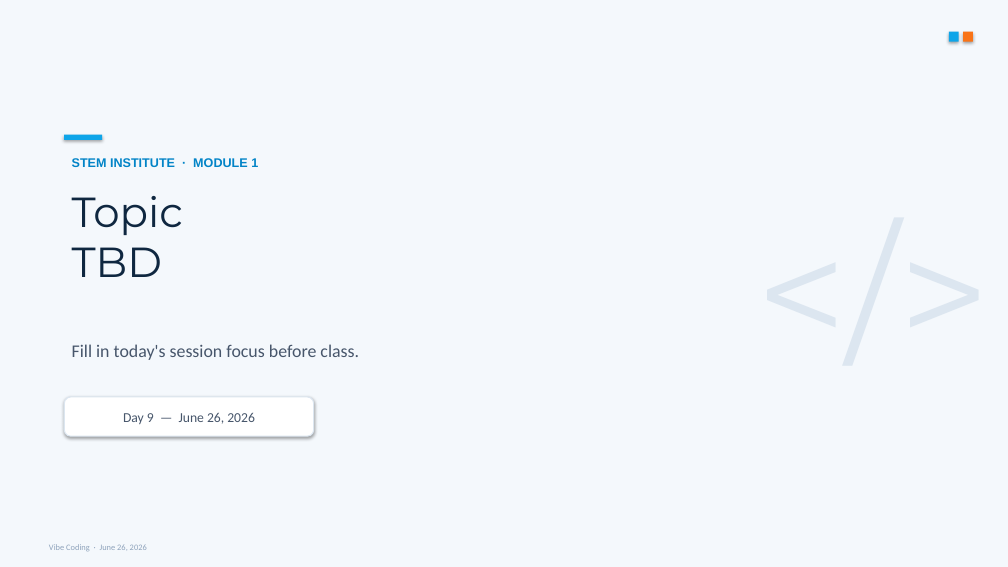
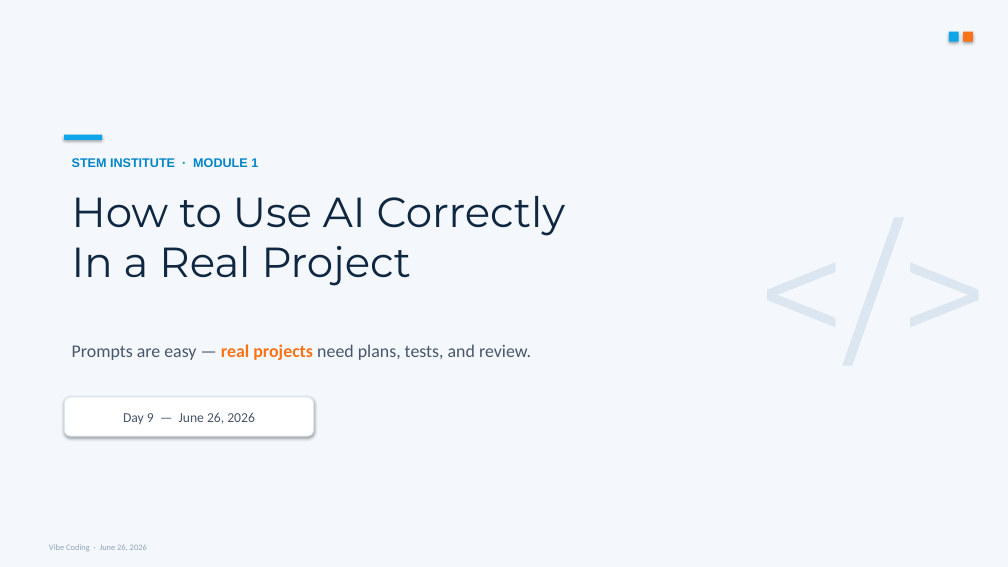
Before and after one commit to daze377/vibecoding, a slide deck: slide 1 of slides/June-26.pptx. Drawn at 1008x567 pixels with LibreOffice and Linux fonts; fonts in the diff are those of the drawing. Boxes give left, top, right and bottom in pixels: in the first picture for what was removed or moved away, otherwise in the second. Text is boxed around its words. In the diff, an @@ line names an element or a change of style, - is before the commit and + after.

```diff
--- a/slides/June-26.pptx
+++ b/slides/June-26.pptx
@@ text at [72,196,566,286]: text changed @@
-Topic
-TBD
+How to Use AI Correctly
+In a Real Project
@@ text at [72,344,531,360]: text changed @@
-Fill in today's session focus before class.
+Prompts are easy — real projects need plans, tests, and review.
```
